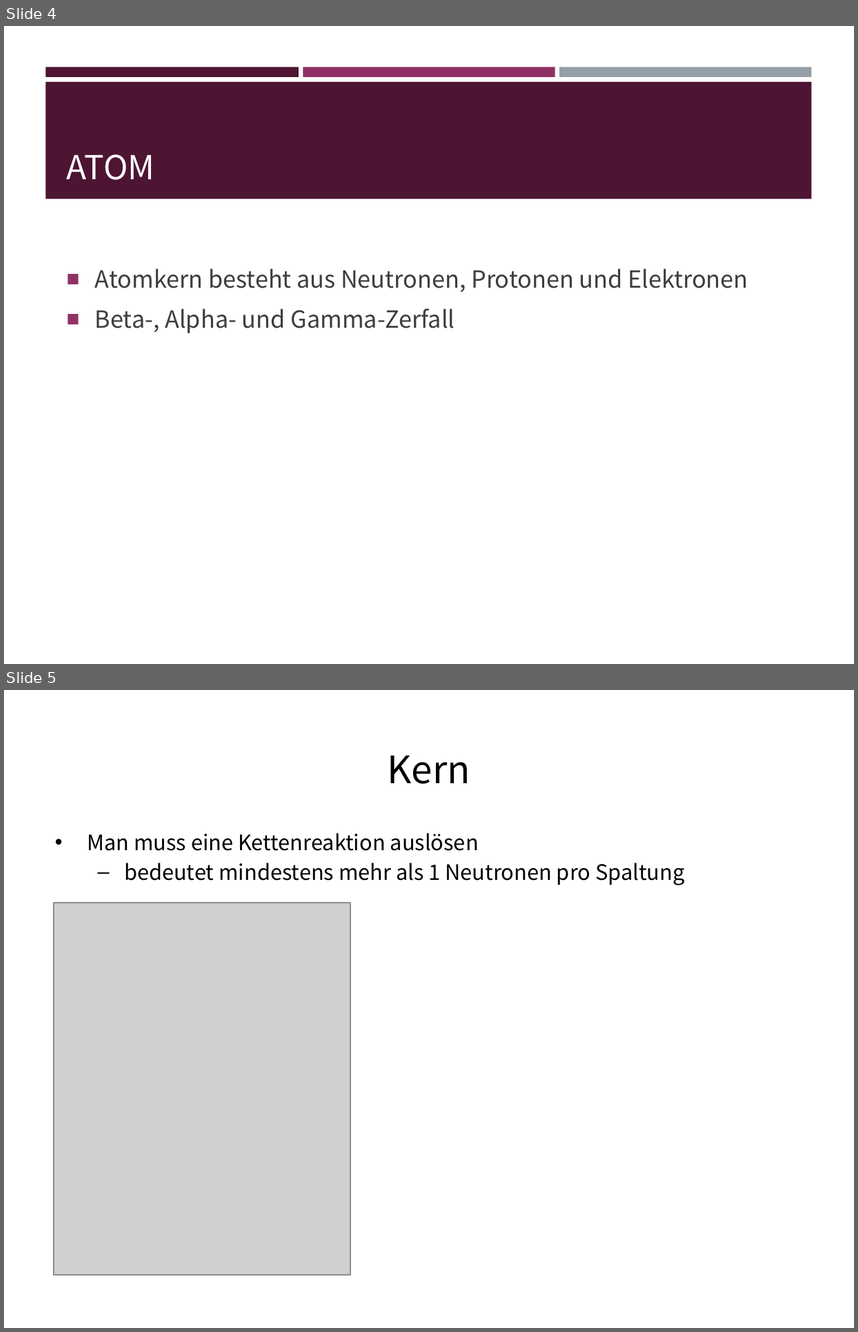
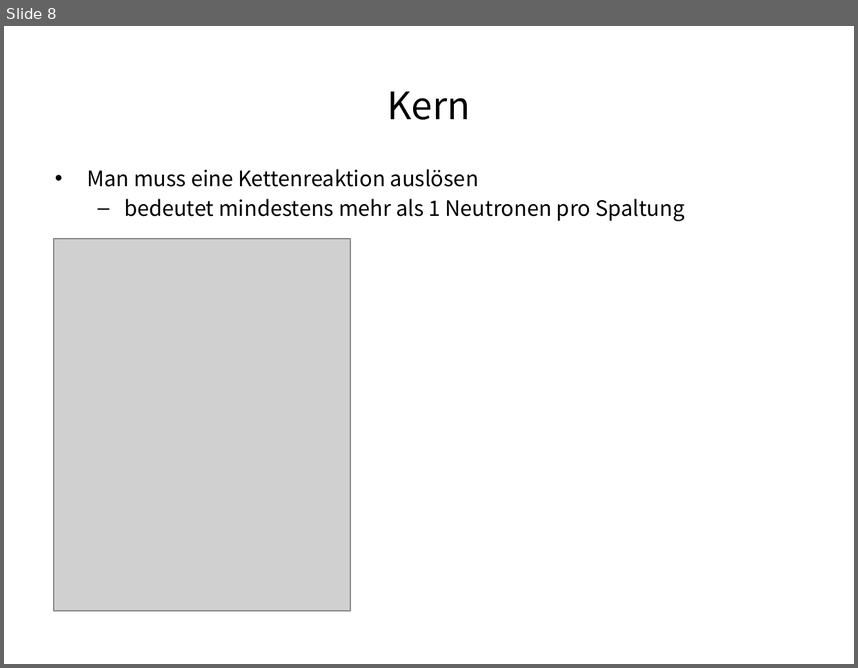
Before and after one commit to EnemyoftheFarmer/Thorium-Presentation, a slide deck: Thorium Reactors.pptx. Shown one above the other, each under a label of ours: slides 4 and 5 before the commit, slide 8 after it. The pictures are 858x1332 and 858x668 pixels, drawn with LibreOffice and Linux fonts; fonts in the diff are those of the drawing; grey boxes stand for pictures. Boxes give left, top, right and bottom in pixels: in the first picture for what was removed or moved away, otherwise in the second. Text is boxed around its words. In the diff, an @@ line names an element or a change of style, - is before the commit and + after.

```diff
--- a/Thorium Reactors.pptx
+++ b/Thorium Reactors.pptx
@@ slide 4 removed at (x1=4, y1=26, x2=854, y2=664), background #FFFFFF @@
@@ rectangle removed at (x1=45, y1=67, x2=298, y2=77) @@
@@ rectangle removed at (x1=303, y1=67, x2=555, y2=77) @@
@@ rectangle removed at (x1=560, y1=67, x2=811, y2=77) @@
@@ rectangle removed at (x1=45, y1=82, x2=811, y2=199) @@
@@ title removed at (x1=67, y1=154, x2=155, y2=180) @@
-ATOM
@@ text removed at (x1=95, y1=268, x2=748, y2=333) @@
-■ Atomkern besteht aus Neutronen, Protonen und Elektronen
-■ Beta-, Alpha- und Gamma-Zerfall
@@ what was slide 5 is now slide 8 @@
```
Also in this commit, not shown: 5 slides changed, 1 slide added, 1 other slide removed.
